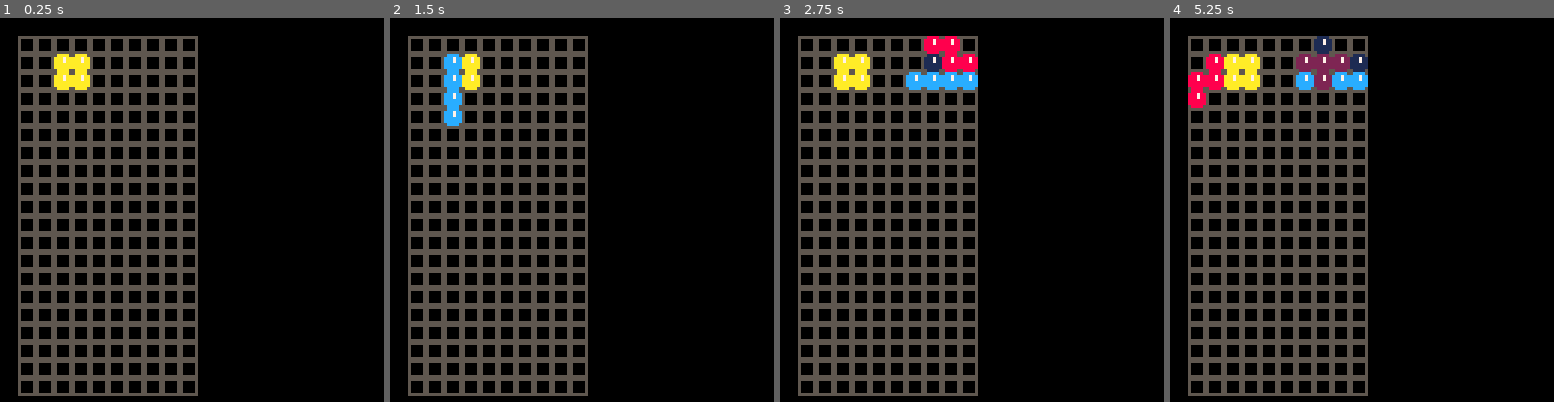
Above: before the commit, frames 1-4 (left to right).
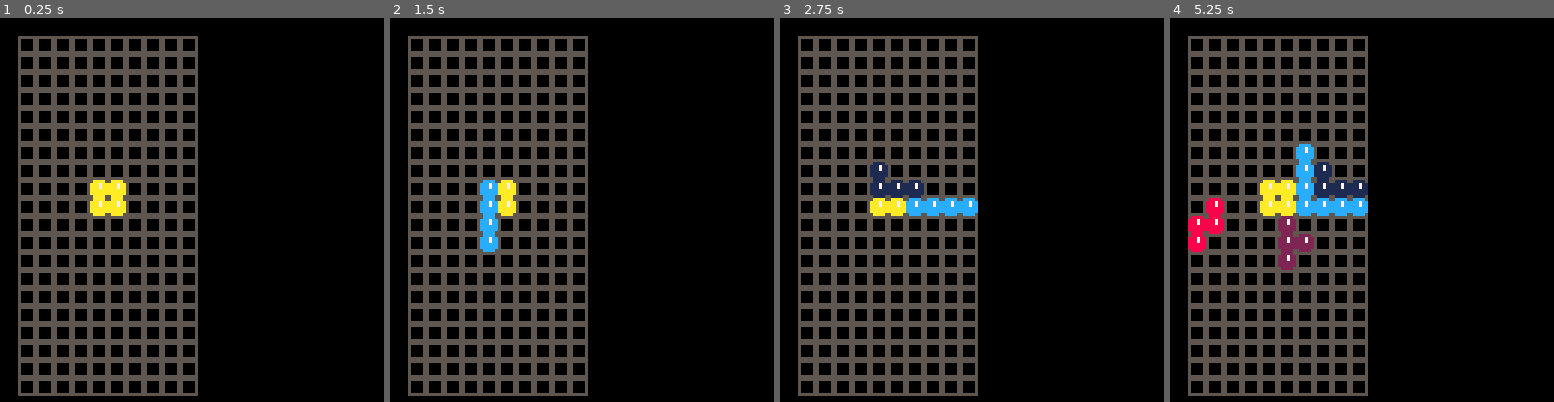
Above: after the commit, the same moments.

Repository: sargon2/pico8
Game: PICO-8 cartridge playground/tray_of_tetrominos/tray_of_tetrominos.p8
Two runs of this game, one before a commit and one after it. Both use one fixed random seed, a clock stepped at 60 frames per second and the inputs below.
Inputs:
- Up to frame 1 (0.25 s): no input
- Up to frame 2 (1.5 s): tap X (X key) at 0.33, 1.07 s; tap O (Z key) at 0.7 s
- Up to frame 3 (2.75 s): hold Right 1.6-2.1 s; tap O (Z key) at 1.7, 2.1, 2.5 s; tap X (X key) at 1.85 s; hold Up 2.15-2.42 s; hold Right from 2.47 s (still down)
- Up to frame 4 (5.25 s): tap O (Z key) every 0.4 s from 2.9 to 4.9 s; tap X (X key) at 2.97, 4.08, 5.2 s; release Right at 3.03 s; hold Left 3.08-3.58 s; hold Down 3.63-3.97 s; hold Right 4.02-4.68 s; hold Up 4.73-5.03 s; hold Left from 5.08 s (still down)

The runs differ from the first frame. In frame 1, 1.6% of the frame differs, in the area x 14-33%, y 9-52%; in frame 2, 2.3%; in frame 3, 4.5%; in frame 4, 7.8%, in the area x 4-52%, y 4-66%.

Commit message:
Don't let pieces start OOB

Diff:
--- a/playground/tray_of_tetrominos/tray_of_tetrominos.p8
+++ b/playground/tray_of_tetrominos/tray_of_tetrominos.p8
@@ -15,6 +15,7 @@
 -- lots of sfx
 -- hidden palette for more accurate colors
 -- lots of gfx effects
+-- better randomization?
 
 -- grid size
 grid_w = 10
@@ -27,8 +28,8 @@
 piece = flr(rnd(7)+1)
 
 -- active piece position
-posx = 3
-posy = 3
+posx = 5
+posy = 10
 
 -- active piece rotation
 rot = 0
@@ -179,6 +180,8 @@
  -- choose the next piece
  piece = flr(rnd(7)+1)
  rot = 0
+ posx = 5
+ posy = 10
 end
 __gfx__
 000000005cccc50051111500599995005aaaa5005bbbb50052222500588885000000000000000000000000000000000000000000000000000000000000000000
